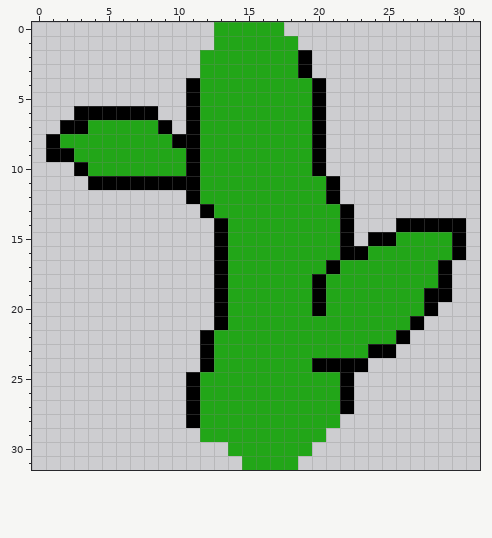
Pixel-art sprite -- textures/stem1.png. The picture above was drawn from the file before the commit.
The file is 32x32 pixels.
The same view after the edit:
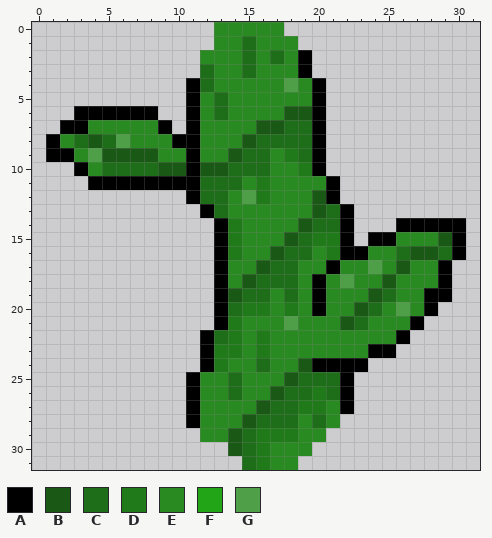
Palette (. is transparent): A #000000  B #1a5915  C #1e6d18  D #217a1a  E #298a22  F #22a618  G #4f9f49
Edits made:
Changed rows in their new state; - is an unchanged pixel.
first column x 2:
 0 -----------EEEEE------------
 1 -----------EECEEE-----------
 2 ----------EEECECE-----------
 3 ----------CEECEEE-----------
 4 ----------CEEEEEGE----------
 5 ----------ECEEEEEE----------
 6 ----------ECEEEEBB----------
 7 --EEEEE---EEEEBBCC----------
 8 ECBCGEEE--EEEBCCCC----------
 9 -EGBBBBEE-EEBCCEDC----------
10 --ECCCCBB-BBCCCEED----------
11 ----------CCCEDEEEE---------
12 ----------CCEGDEEEB---------
13 -----------CEEEEEEBC--------
14 ------------DEEEEBCC--------
15 ------------DEEEBCDD----EEEB
16 ------------DEEBCCED--EECBBC
17 ------------EEBCCEE-EEGEBEE-
18 ------------EBCCCE-EGEEBEEE-
19 ------------BCCECE-EEEBCEE--
20 ------------CDDEDE-EEBCEGE--
21 ------------DEEEGEEEBCEEE---
22 -----------CDEDEEEEEEEEE----
23 -----------DDEDEEEEEEE------
24 -----------DEECEEB----------
25 ----------EECEEEBCCC--------
26 ----------EECEEBCCDC--------
27 ----------EEEEBCCDDE--------
28 ----------EEEBCCCECE--------
29 ----------EEBCDDDEE---------
30 ------------BCDEEE----------
31 -------------CDEE-----------
Boxes around the changes in both pictures, in picture pixels (x1, y1, x2, y2):
changed: (60, 22, 452, 470)
